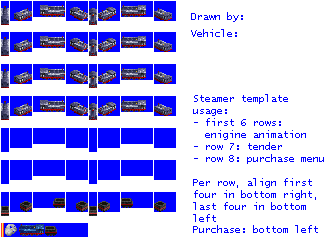
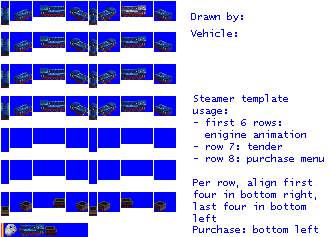
Layer changes from the first w=331, h=237 image to the second:
renamed "color original" to "2cc", moved it above "original" over (1, 5, 172, 119)
renamed "2cc" to "original", painted on it over (1, 5, 172, 119)
